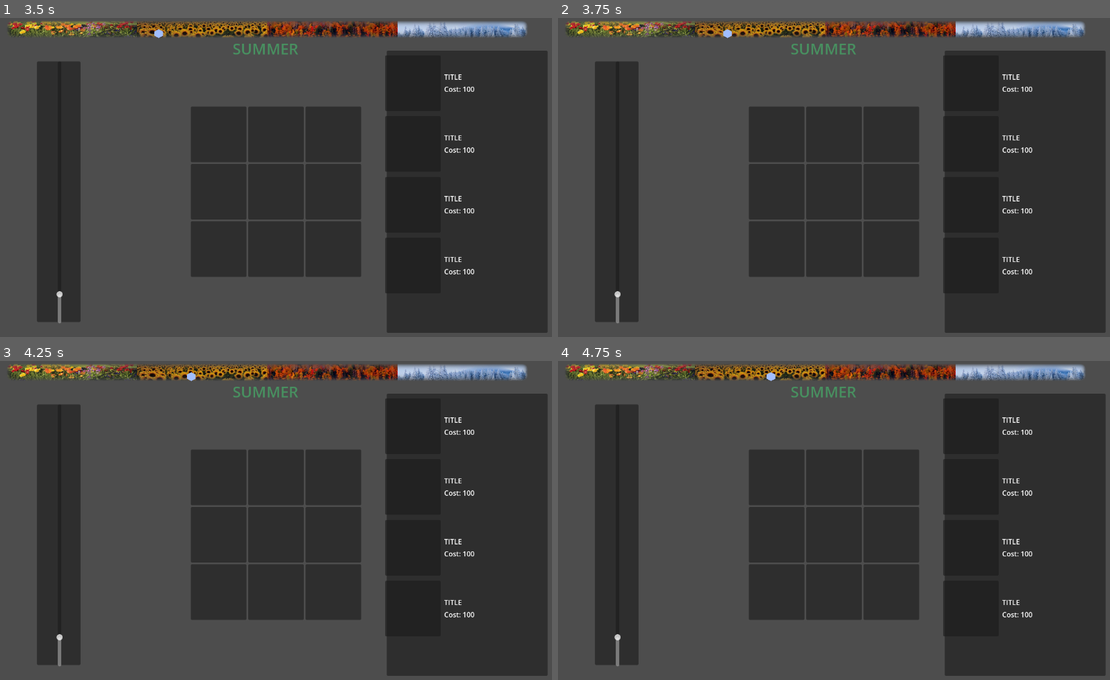
Above: before the commit, frames 1-4 (two rows, left to right).
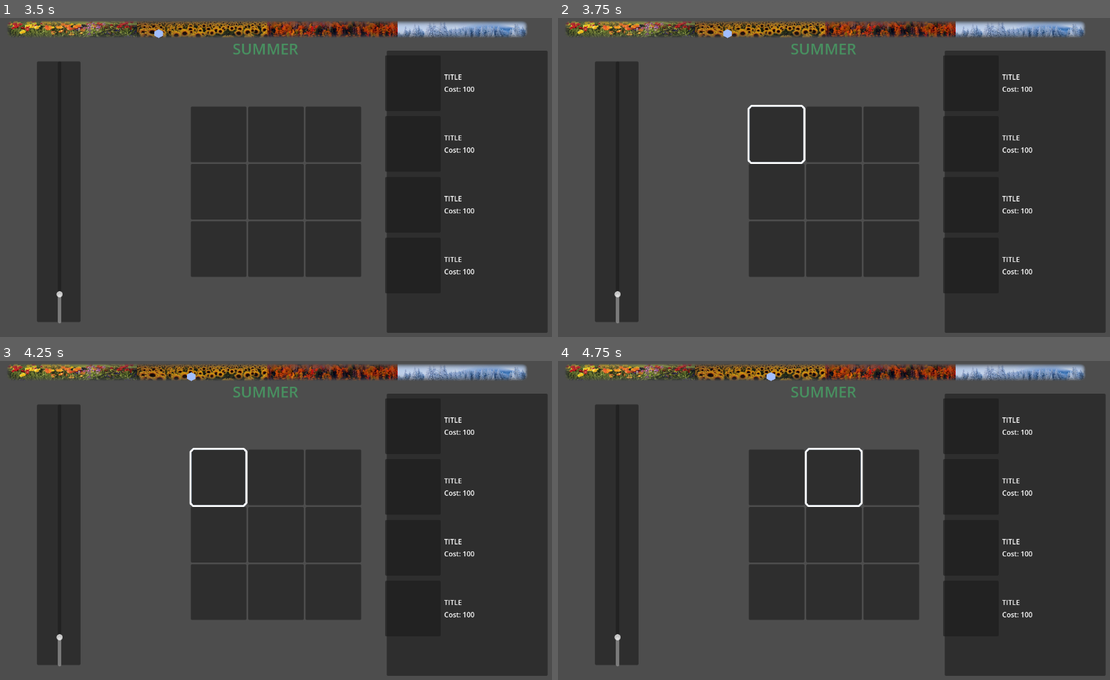
Above: after the commit, the same moments.

Repository: jintachi/GWJ85
Game: Godot game, scene res://scenes/main.tscn
Two runs of this game, one before a commit and one after it. Both use one fixed random seed, a clock stepped at 60 frames per second and the inputs below.
Inputs (mouse positions are in pixels of both pictures, inside the frame that each line leads up to):
- Up to frame 1 (3.5 s): move the mouse to (414, 81) at 0.52 s; hold E (turn_right) 0.53-1.28 s; click (414, 81) at 0.67 s; move the mouse to (414, 142) at 1.27 s; hold Q (turn_left) 1.28-2.03 s; click (414, 142) at 1.42 s; tap Enter at 2 s; move the mouse to (414, 206) at 2.02 s; hold E (turn_right) from 2.03 s (still down); click (414, 206) at 2.17 s; tap Space at 2.75 s; move the mouse to (414, 266) at 2.77 s; click (414, 266) at 2.92 s
- Up to frame 2 (3.75 s): tap Enter at 3.5 s; move the mouse to (778, 132) at 3.52 s; release E (turn_right) at 3.53 s; hold Q (turn_left) from 3.53 s (still down); click (778, 132) at 3.67 s
- Up to frame 3 (4.25 s): keep holding Q (turn_left)
- Up to frame 4 (4.75 s): keep holding Q (turn_left); tap Space at 4.25 s; move the mouse to (834, 475) at 4.27 s; click (834, 475) at 4.42 s

Frame 1 is identical in both runs. In frame 2, 0.3% of the frame differs, in the area x 34-45%, y 27-46%; in frame 3, 0.3%; in frame 4, 0.3%.

Commit message:
selector
added selector to Tile

Diff:
--- a/autoloads/general/SharedData.tscn
+++ b/autoloads/general/SharedData.tscn
@@ -11,6 +11,7 @@
 [sub_resource type="Resource" id="Resource_f2wer"]
 script = ExtResource("2_jb14y")
 machine_type = 0
+id = 0
 texture = SubResource("AtlasTexture_dipsc")
 level = 0
 metadata/_custom_type_script = "uid://bvkgrw7fk5ebq"
@@ -22,6 +23,7 @@
 [sub_resource type="Resource" id="Resource_pa3gj"]
 script = ExtResource("2_jb14y")
 machine_type = 0
+id = 0
 texture = SubResource("AtlasTexture_w3v4g")
 level = 0
 metadata/_custom_type_script = "uid://bvkgrw7fk5ebq"
@@ -33,6 +35,7 @@
 [sub_resource type="Resource" id="Resource_8o6b0"]
 script = ExtResource("2_jb14y")
 machine_type = 0
+id = 0
 texture = SubResource("AtlasTexture_t3mg4")
 level = 0
 metadata/_custom_type_script = "uid://bvkgrw7fk5ebq"
@@ -44,6 +47,7 @@
 [sub_resource type="Resource" id="Resource_jhv2f"]
 script = ExtResource("2_jb14y")
 machine_type = 0
+id = 0
 texture = SubResource("AtlasTexture_xlobl")
 level = 0
 metadata/_custom_type_script = "uid://bvkgrw7fk5ebq"
--- a/scenes/cell_system/cell_grid.gd
+++ b/scenes/cell_system/cell_grid.gd
@@ -39,3 +39,9 @@
 			map.append([])
 			map.get(i).append(child)
 #endregion
+
+func _UnselectAll() -> void:
+	var tilearray = get_children()
+	for t in tilearray:
+		if "selected" in t:
+			t._unselect()
--- a/scenes/cell_system/cell_grid.tscn
+++ b/scenes/cell_system/cell_grid.tscn
@@ -14,27 +14,36 @@
 
 [node name="(-1,-1)" parent="." instance=ExtResource("2_nd0wf")]
 layout_mode = 2
+selected = false
 
 [node name="(0,-1)" parent="." instance=ExtResource("2_nd0wf")]
 layout_mode = 2
+selected = false
 
 [node name="(1,-1)" parent="." instance=ExtResource("2_nd0wf")]
 layout_mode = 2
+selected = false
 
 [node name="(-1,0)" parent="." instance=ExtResource("2_nd0wf")]
 layout_mode = 2
+selected = false
 
 [node name="(0,0)" parent="." instance=ExtResource("2_nd0wf")]
 layout_mode = 2
+selected = false
 
 [node name="(1,0)" parent="." instance=ExtResource("2_nd0wf")]
 layout_mode = 2
+selected = false
 
 [node name="(-1,1)" parent="." instance=ExtResource("2_nd0wf")]
 layout_mode = 2
+selected = false
 
 [node name="(0,1)" parent="." instance=ExtResource("2_nd0wf")]
 layout_mode = 2
+selected = false
 
 [node name="(1,1)" parent="." instance=ExtResource("2_nd0wf")]
 layout_mode = 2
+selected = false
--- a/scenes/cell_system/tile.gd
+++ b/scenes/cell_system/tile.gd
@@ -5,6 +5,7 @@
 @export_custom(PROPERTY_HINT_RESOURCE_TYPE, "ProcessorTile, ProducerTile, TransportTile") var tile_type : Resource
 ## alternatively
 @export var tyleType_alternate: Machine
+@export var selected: bool = false
 
 var parent : CellGrid
 #endregion
@@ -12,12 +13,12 @@
 #region Built-Ins
 func _ready() -> void:
 	report_function()
-
 	if not get_parent():
 		return
-
 	if get_parent() is CellGrid:
 		parent = get_parent()
+	# selection box when clicked
+	$Select.visible = selected
 #endregion
 
 #region Helpers
@@ -43,5 +44,16 @@
 		return
 
 	if event.button_index == MOUSE_BUTTON_LEFT and event.is_pressed():
-		parent.selected_tile = self
+		parent._UnselectAll()
+		selected = !selected
+		$Select.visible = selected
+		if selected:
+			parent.selected_tile = self
+		#else:
+		#	parent.selected_tile = null
+
+func _unselect() -> void:
+	selected = false
+	$Select.visible = selected
+
 #endregion
--- a/scenes/cell_system/tile.tscn
+++ b/scenes/cell_system/tile.tscn
@@ -1,6 +1,7 @@
-[gd_scene load_steps=2 format=3 uid="uid://c44fogmclava"]
+[gd_scene load_steps=3 format=3 uid="uid://c44fogmclava"]
 
 [ext_resource type="Script" uid="uid://c1naffjba6fjn" path="res://scenes/cell_system/tile.gd" id="1_ysrkh"]
+[ext_resource type="Texture2D" uid="uid://ciyr8agvpbrh1" path="res://assets/IMAGES/select.png" id="2_xjvjy"]
 
 [node name="Tile" type="PanelContainer"]
 custom_minimum_size = Vector2(128, 128)
@@ -22,4 +23,10 @@
 expand_mode = 2
 stretch_mode = 5
 
+[node name="Select" type="Sprite2D" parent="."]
+visible = false
+position = Vector2(63.5, 64)
+scale = Vector2(0.671717, 0.686869)
+texture = ExtResource("2_xjvjy")
+
 [connection signal="gui_input" from="." to="." method="_on_gui_input"]
Binary file added: assets/IMAGES/select.png
Not shown, added: assets/IMAGES/select.png.import
Not shown: 1 places in autoloads/general/SharedData.tscn that only renumber resources
